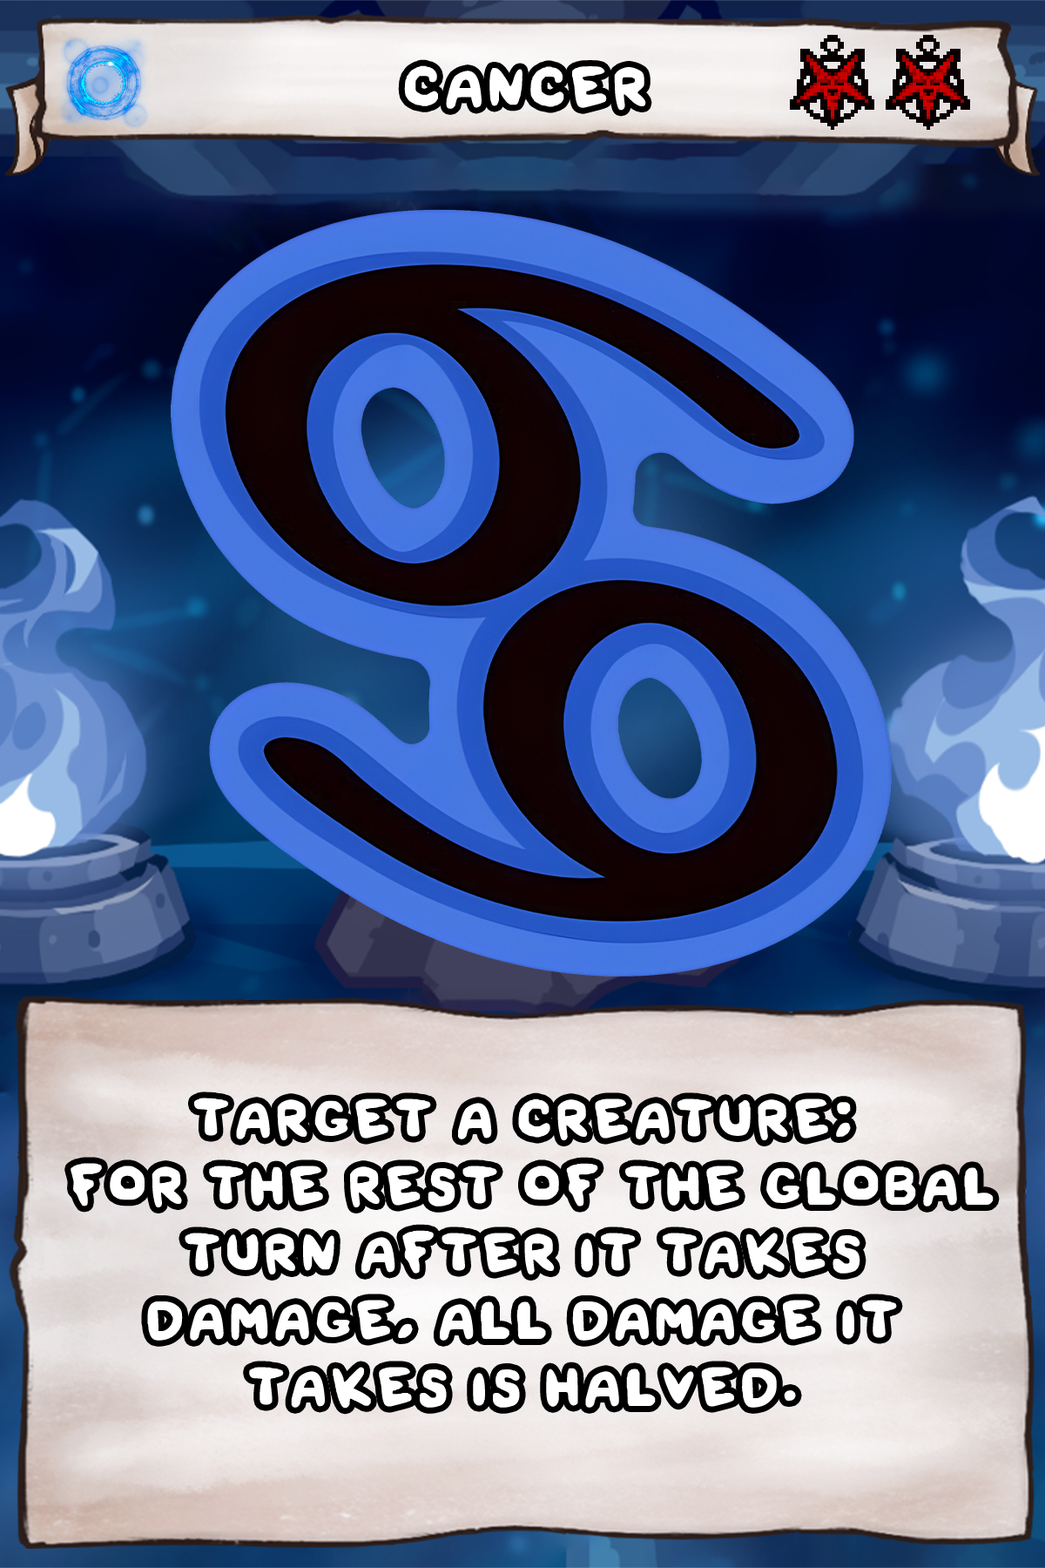
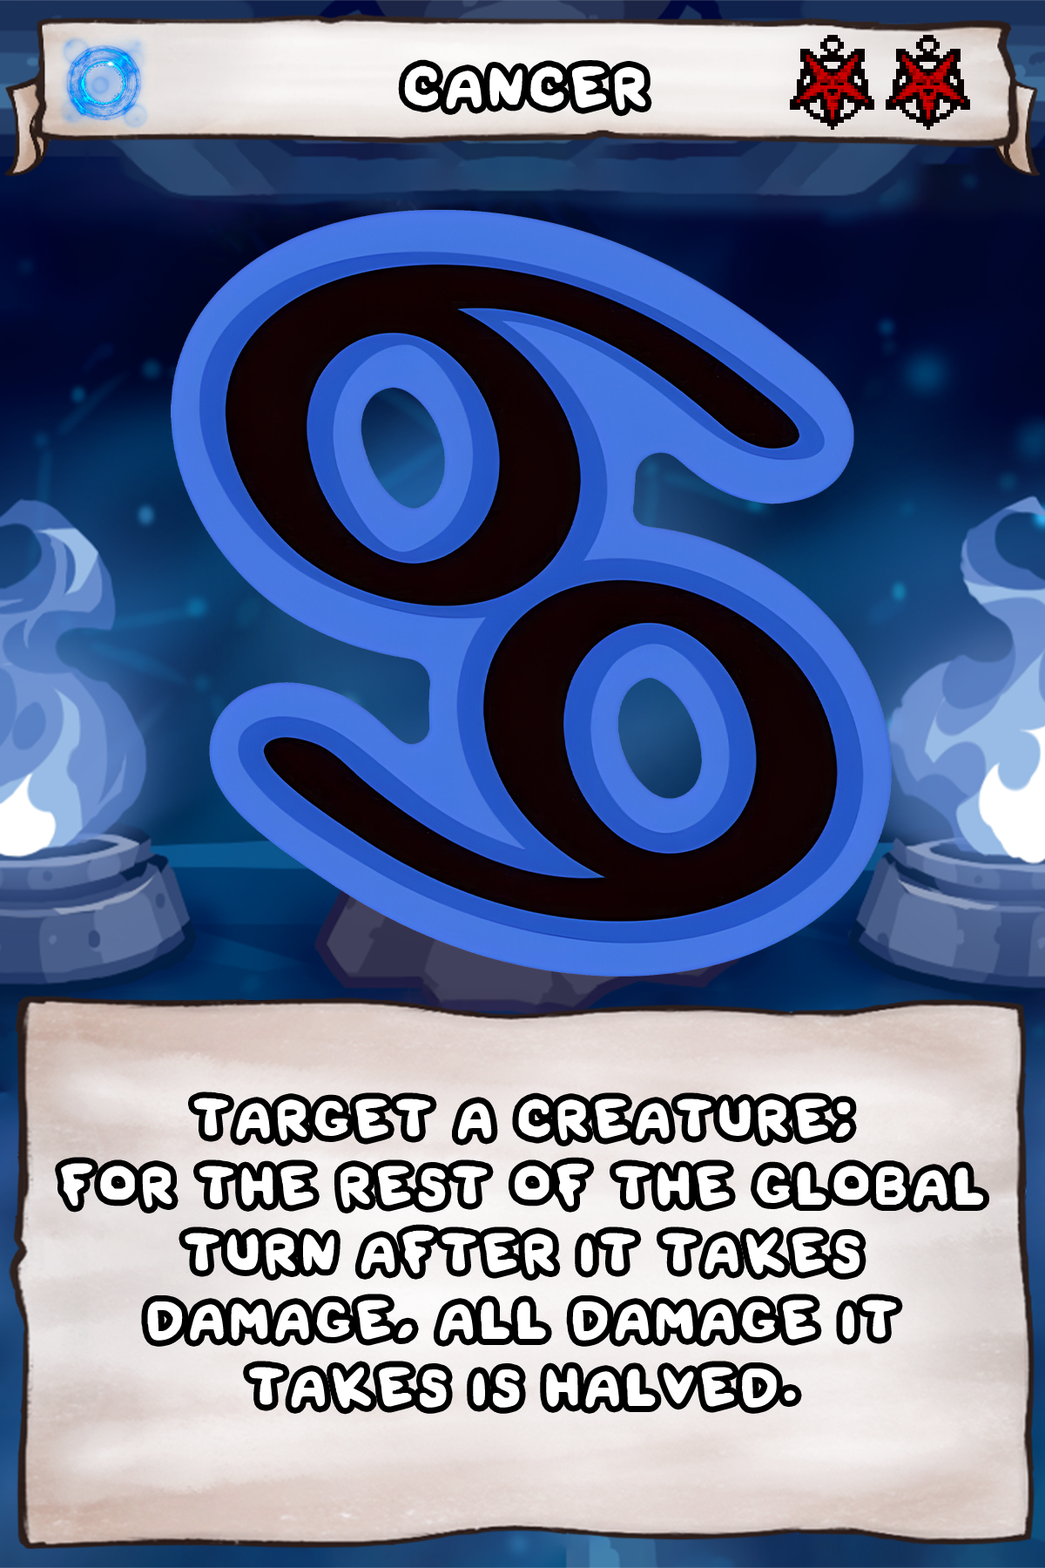
Two versions of the same layered image (1045 × 1568). Layer-by-layer changes:
painted on "Ability" over [60, 1162, 994, 1208]